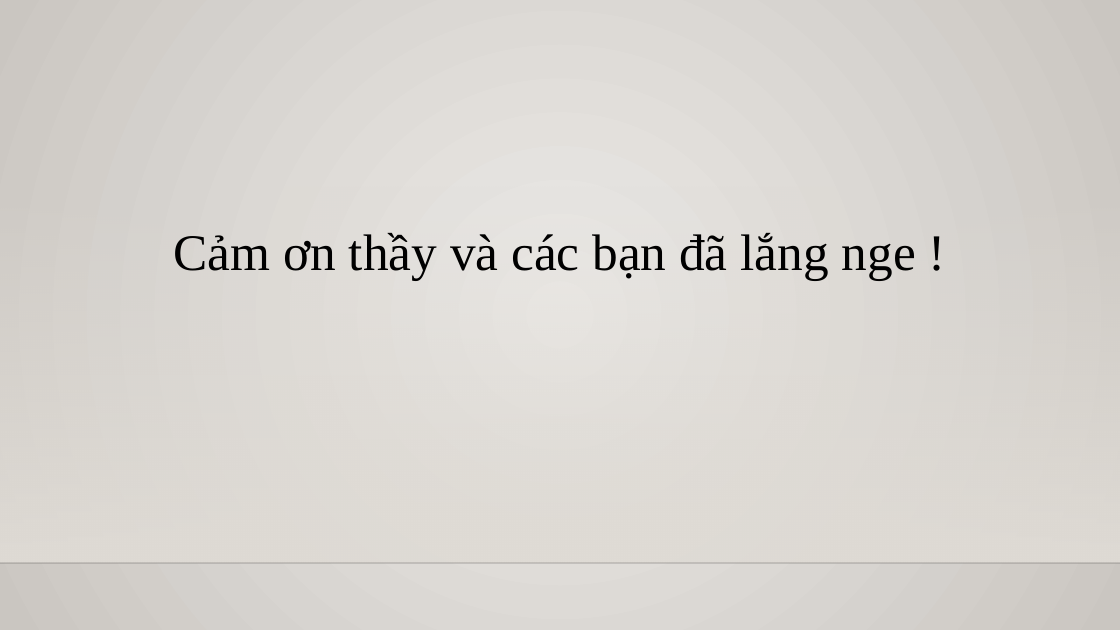
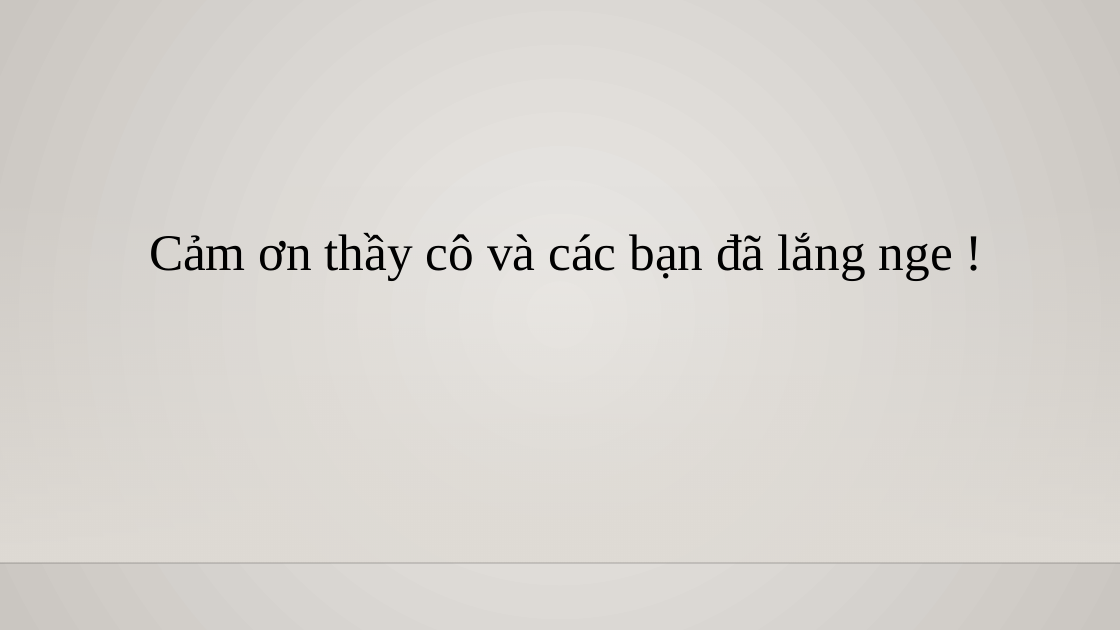
Before and after one commit to cnpm-nhom-15/QuanLyPhongTro, a slide deck: slide 12 of Báo-cáo-đồ-án-công-nghệ-phần-mềm.pptx. Drawn at 1120x630 pixels with LibreOffice and Linux fonts; fonts in the diff are those of the drawing; background and template pictures are left out. Boxes give left, top, right and bottom in pixels: in the first picture for what was removed or moved away, otherwise in the second. Text is boxed around its words. In the diff, an @@ line names an element or a change of style, - is before the commit and + after.

```diff
--- a/Báo-cáo-đồ-án-công-nghệ-phần-mềm.pptx
+++ b/Báo-cáo-đồ-án-công-nghệ-phần-mềm.pptx
@@ text at (149,233,953,281): text changed @@
-Cảm ơn thầy và các bạn đã lắng nge !
+Cảm ơn thầy cô và các bạn đã lắng nge !
```
Also in this commit, not shown: 2 other slides changed, 1 other file.
